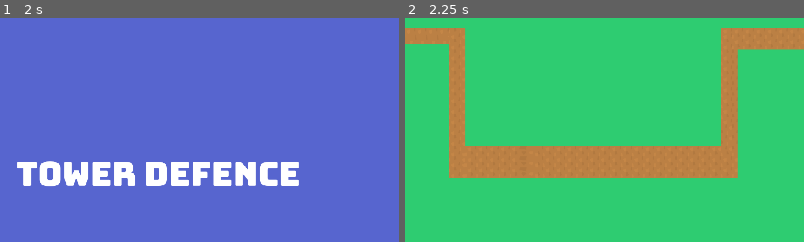
Above: before the commit, frames 1-2 (left to right).
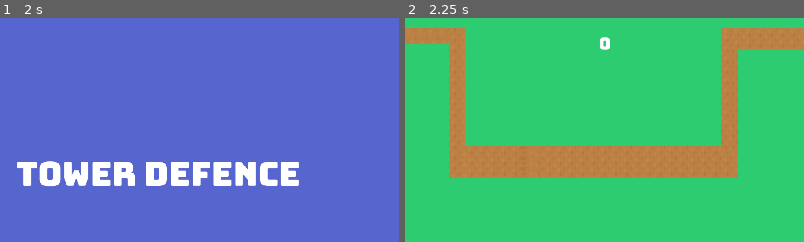
Above: after the commit, the same moments.

Repository: Robbedebie/Tower-Defense
Game: Godot game, scene res://main_menu.tscn
The game is run twice, just before and just after one commit, with the same random seed, the same clock (stepped at 60 frames per second) and the same inputs.
Inputs:
- Up to frame 1 (2 s): click "options" at 0.5 s; click "medium" at 1.25 s
- Up to frame 2 (2.25 s): click "New Game" at 2 s
The pictures show only the part of the screen within x 30-80%, y 0-50%; the shares and areas given below are measured in that part.

Frame 1 is identical in both runs. In frame 2, 0.1% of the frame differs, in the area x 48-52%, y 8-15%.

Commit message:
Added global score count

Diff:
--- a/Enemies/enemy_person.gd
+++ b/Enemies/enemy_person.gd
@@ -2,6 +2,7 @@
 
 @export var speed = 100
 @export var health = 10
+@export var enemies_killed = 0
 func _process(delta):
 	get_parent().set_progress(get_parent().get_progress() + speed * delta)
 	if get_parent().get_progress_ratio() == 1:
@@ -9,3 +10,4 @@
 
 	if health <= 0:
 		get_parent().get_parent().queue_free()
+		get_parent().get_parent().get_parent().get_parent().enemy_killed()
--- /dev/null
+++ b/global_singleton.gd
@@ -0,0 +1,22 @@
+extends Node
+
+var score = 0
+enum difficulties{EASY, MEDIUM, HARD}
+var difficulty = difficulties.EASY
+
+func add_score(scoreToAdd):
+	score += scoreToAdd * get_score_modifier()
+
+func get_score():
+	return score
+
+func set_difficulty(difficultyToSet):
+	difficulty = difficultyToSet
+
+func get_score_modifier():
+	if difficulty == difficulties.EASY:
+		return 3
+	if difficulty == difficulties.MEDIUM:
+		return 2
+	if difficulty == difficulties.HARD:
+		return 1
--- a/main.gd
+++ b/main.gd
@@ -11,3 +11,6 @@
 	var enemies = $PathSpawner.get_children()
 	if(enemies.size() == 1 && $PathSpawner.get_wave_finished()):
 		get_tree().change_scene_to_file("res://main_menu.tscn")
+
+func enemy_killed():
+	GlobalSingleton.add_score(1)
--- a/main.tscn
+++ b/main.tscn
@@ -1,9 +1,10 @@
-[gd_scene load_steps=5 format=3 uid="uid://dtu32xg8x063f"]
+[gd_scene load_steps=6 format=3 uid="uid://dtu32xg8x063f"]
 
 [ext_resource type="PackedScene" uid="uid://cd06tjp6armko" path="res://Levels/level1.tscn" id="1_5ihr7"]
 [ext_resource type="Script" path="res://PathSpawner.gd" id="1_f3o5m"]
 [ext_resource type="Script" path="res://main.gd" id="1_vtgy7"]
 [ext_resource type="PackedScene" uid="uid://dbek41afjfkv0" path="res://Towers/red_bullet_tower.tscn" id="3_cpgwr"]
+[ext_resource type="PackedScene" uid="uid://c4hb5n0a3mhl8" path="res://scoreLabel.tscn" id="5_12ine"]
 
 [node name="Main" type="Node"]
 script = ExtResource("1_vtgy7")
@@ -27,4 +28,6 @@
 position = Vector2(-443, -365)
 bulletDamage = 5
 
+[node name="ScoreBoard" parent="." instance=ExtResource("5_12ine")]
+
 [connection signal="timeout" from="PathSpawner/Timer" to="PathSpawner" method="_on_timer_timeout"]
--- a/options_menu.gd
+++ b/options_menu.gd
@@ -5,17 +5,17 @@
 @export var difficulty = difficulties.EASY
 
 func _on_easy_button_button_up():
-	difficulty = difficulties.EASY
+	GlobalSingleton.set_difficulty(difficulties.EASY)
 	get_tree().change_scene_to_file("res://main_menu.tscn")
 
 
 func _on_medium_button_button_up():
-	difficulty = difficulties.MEDIUM
+	GlobalSingleton.set_difficulty(difficulties.MEDIUM)
 	get_tree().change_scene_to_file("res://main_menu.tscn")
 
 
 func _on_hard_button_button_up():
-	difficulty = difficulties.HARD
+	GlobalSingleton.set_difficulty(difficulties.HARD)
 	get_tree().change_scene_to_file("res://main_menu.tscn")
 
 
--- a/path.tscn
+++ b/path.tscn
@@ -1,7 +1,8 @@
-[gd_scene load_steps=4 format=3 uid="uid://b5db2vqrteir2"]
+[gd_scene load_steps=5 format=3 uid="uid://b5db2vqrteir2"]
 
 [ext_resource type="Script" path="res://SoldierFollower2D.gd" id="1_63d28"]
 [ext_resource type="PackedScene" uid="uid://d0eafv1ukxl7m" path="res://Enemies/soldier.tscn" id="1_113ai"]
+[ext_resource type="Script" path="res://Path2D.gd" id="1_ft7dk"]
 
 [sub_resource type="Curve2D" id="Curve2D_2nvdk"]
 _data = {
@@ -13,6 +14,7 @@
 
 [node name="Path2D" type="Path2D" parent="."]
 curve = SubResource("Curve2D_2nvdk")
+script = ExtResource("1_ft7dk")
 
 [node name="SoldierFollower2D" type="PathFollow2D" parent="Path2D"]
 position = Vector2(208.385, 268.143)
--- a/project.godot
+++ b/project.godot
@@ -15,6 +15,10 @@
 config/features=PackedStringArray("4.0", "Forward Plus")
 config/icon="res://icon.svg"
 
+[autoload]
+
+GlobalSingleton="*res://global_singleton.gd"
+
 [display]
 
 window/size/viewport_width=1920
@@ -29,6 +33,13 @@
 version_control/plugin_name="GitPlugin"
 version_control/autoload_on_startup=true
 
+[input]
+
+quit_esc={
+"deadzone": 0.5,
+"events": []
+}
+
 [rendering]
 
 textures/canvas_textures/default_texture_filter=0
--- /dev/null
+++ b/scoreLabel.gd
@@ -0,0 +1,4 @@
+extends Node
+
+func _process(delta):
+	$ScoreLabel.text = str(GlobalSingleton.get_score())
--- /dev/null
+++ b/scoreLabel.tscn
@@ -0,0 +1,21 @@
+[gd_scene load_steps=3 format=3 uid="uid://c4hb5n0a3mhl8"]
+
+[ext_resource type="Script" path="res://scoreLabel.gd" id="1_laasa"]
+[ext_resource type="FontFile" uid="uid://bxeltypwj0ncy" path="res://art/Bungee-Regular.ttf" id="1_vjrcv"]
+
+[node name="ScoreBoard" type="Node"]
+script = ExtResource("1_laasa")
+
+[node name="ScoreLabel" type="Label" parent="."]
+custom_minimum_size = Vector2(40, 40)
+offset_left = 80.0
+offset_top = -500.0
+offset_right = 120.0
+offset_bottom = -456.0
+size_flags_horizontal = 3
+size_flags_vertical = 3
+theme_override_fonts/font = ExtResource("1_vjrcv")
+theme_override_font_sizes/font_size = 40
+text = "0"
+horizontal_alignment = 1
+vertical_alignment = 1
